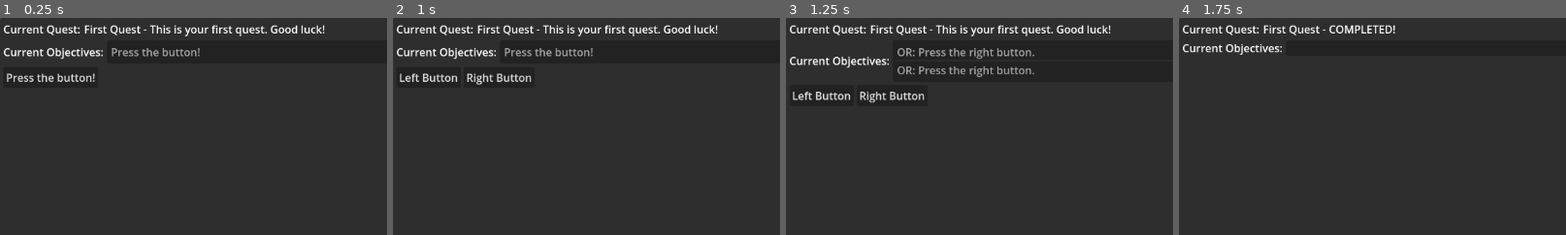
Above: before the commit, frames 1-4 (left to right).
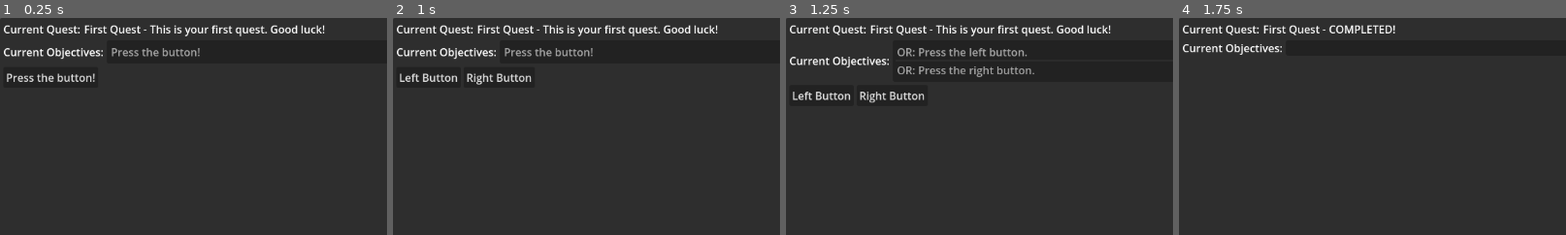
Above: after the commit, the same moments.

Repository: TheWalruzz/godot-questify
Game: Godot game, scene res://example/example_scene.tscn
Two runs of this game, one before a commit and one after it. Both use one fixed random seed, a clock stepped at 60 frames per second and the inputs below.
Inputs:
- Up to frame 1 (0.25 s): no input
- Up to frame 2 (1 s): click "Press the button!" at 0.5 s
- Up to frame 3 (1.25 s): no input
- Up to frame 4 (1.75 s): click "Left Button" at 1.25 s
The pictures show only the part of the screen within x 0-50%, y 0-50%; the shares and areas given below are measured in that part.

Frames 1-2 are identical in both runs. In frame 3, 0.3% of the frame differs, in the area x 47-65%, y 13-19%; in frame 4, nothing differs.

Commit message:
Fixed example quest

Diff:
--- a/example/first_quest.tres
+++ b/example/first_quest.tres
@@ -96,32 +96,32 @@
 optional = false
 graph_editor_position = Vector2(640, 940)
 
-[sub_resource type="Resource" id="Resource_3ycjv"]
+[sub_resource type="Resource" id="Resource_7383j"]
 script = ExtResource("2_72pp1")
-from = SubResource("Resource_2fw6l")
-to = SubResource("Resource_kc5l6")
+from = SubResource("Resource_u1rnu")
+to = SubResource("Resource_3j01d")
 edge_type = 1
 
-[sub_resource type="Resource" id="Resource_tackl"]
+[sub_resource type="Resource" id="Resource_a5byv"]
 script = ExtResource("3_aarra")
-description = "Press the right button."
+description = "Press the left button."
 id = "Z7s9xeSDCQ"
 optional = false
 graph_editor_position = Vector2(1100, -160)
 
-[sub_resource type="Resource" id="Resource_cqmt6"]
+[sub_resource type="Resource" id="Resource_k06sg"]
 script = ExtResource("2_72pp1")
-from = SubResource("Resource_4s166")
-to = SubResource("Resource_tackl")
+from = SubResource("Resource_vm1sv")
+to = SubResource("Resource_a5byv")
 edge_type = 0
 
-[sub_resource type="Resource" id="Resource_yb0fh"]
+[sub_resource type="Resource" id="Resource_hlgox"]
 script = ExtResource("2_72pp1")
-from = SubResource("Resource_tackl")
-to = SubResource("Resource_185gb")
+from = SubResource("Resource_a5byv")
+to = SubResource("Resource_72584")
 edge_type = 0
 
-[sub_resource type="Resource" id="Resource_t623b"]
+[sub_resource type="Resource" id="Resource_ubott"]
 script = ExtResource("5_xh1xg")
 type = "variable"
 key = "second_button_pressed"
@@ -133,13 +133,13 @@
 optional = false
 graph_editor_position = Vector2(580, -440)
 
-[sub_resource type="Resource" id="Resource_h6sxx"]
+[sub_resource type="Resource" id="Resource_0o6ey"]
 script = ExtResource("2_72pp1")
-from = SubResource("Resource_t623b")
-to = SubResource("Resource_tackl")
+from = SubResource("Resource_ubott")
+to = SubResource("Resource_a5byv")
 edge_type = 1
 
 [resource]
 script = ExtResource("4_4gs13")
-nodes = Array[Resource("res://addons/questify/scripts/model/quest_node.gd")]([SubResource("Resource_m4cgv"), SubResource("Resource_agnx4"), SubResource("Resource_tackl"), SubResource("Resource_t623b"), SubResource("Resource_4s166"), SubResource("Resource_lkd16"), SubResource("Resource_2fw6l"), SubResource("Resource_kc5l6"), SubResource("Resource_185gb")])
-edges = Array[ExtResource("2_72pp1")]([SubResource("Resource_ig58y"), SubResource("Resource_b1huj"), SubResource("Resource_u3lt8"), SubResource("Resource_awbne"), SubResource("Resource_4ji06"), SubResource("Resource_3ycjv"), SubResource("Resource_cqmt6"), SubResource("Resource_yb0fh"), SubResource("Resource_h6sxx")])
+nodes = Array[Resource("res://addons/questify/scripts/model/quest_node.gd")]([SubResource("Resource_mjmiu"), SubResource("Resource_5pb1y"), SubResource("Resource_a5byv"), SubResource("Resource_ubott"), SubResource("Resource_vm1sv"), SubResource("Resource_gnj8d"), SubResource("Resource_u1rnu"), SubResource("Resource_3j01d"), SubResource("Resource_72584")])
+edges = Array[ExtResource("2_72pp1")]([SubResource("Resource_nglav"), SubResource("Resource_wgyy2"), SubResource("Resource_a0l1v"), SubResource("Resource_m0ymi"), SubResource("Resource_vnojl"), SubResource("Resource_7383j"), SubResource("Resource_k06sg"), SubResource("Resource_hlgox"), SubResource("Resource_0o6ey")])
Not shown: 3 places in example/first_quest.tres that only renumber resources
